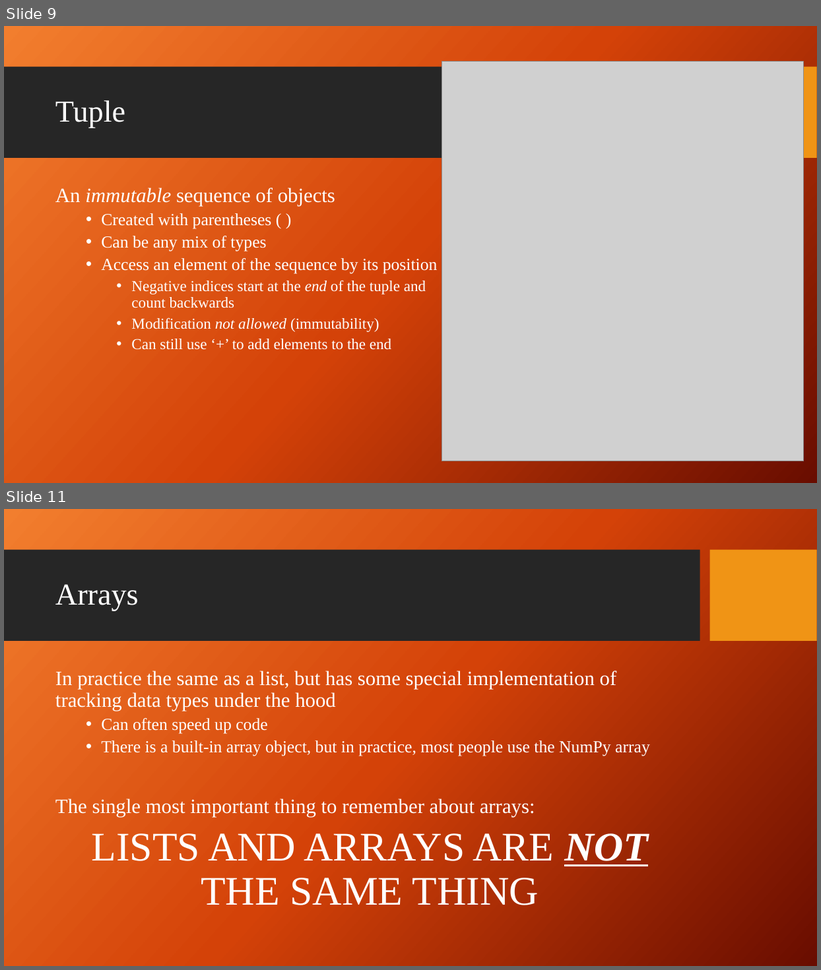
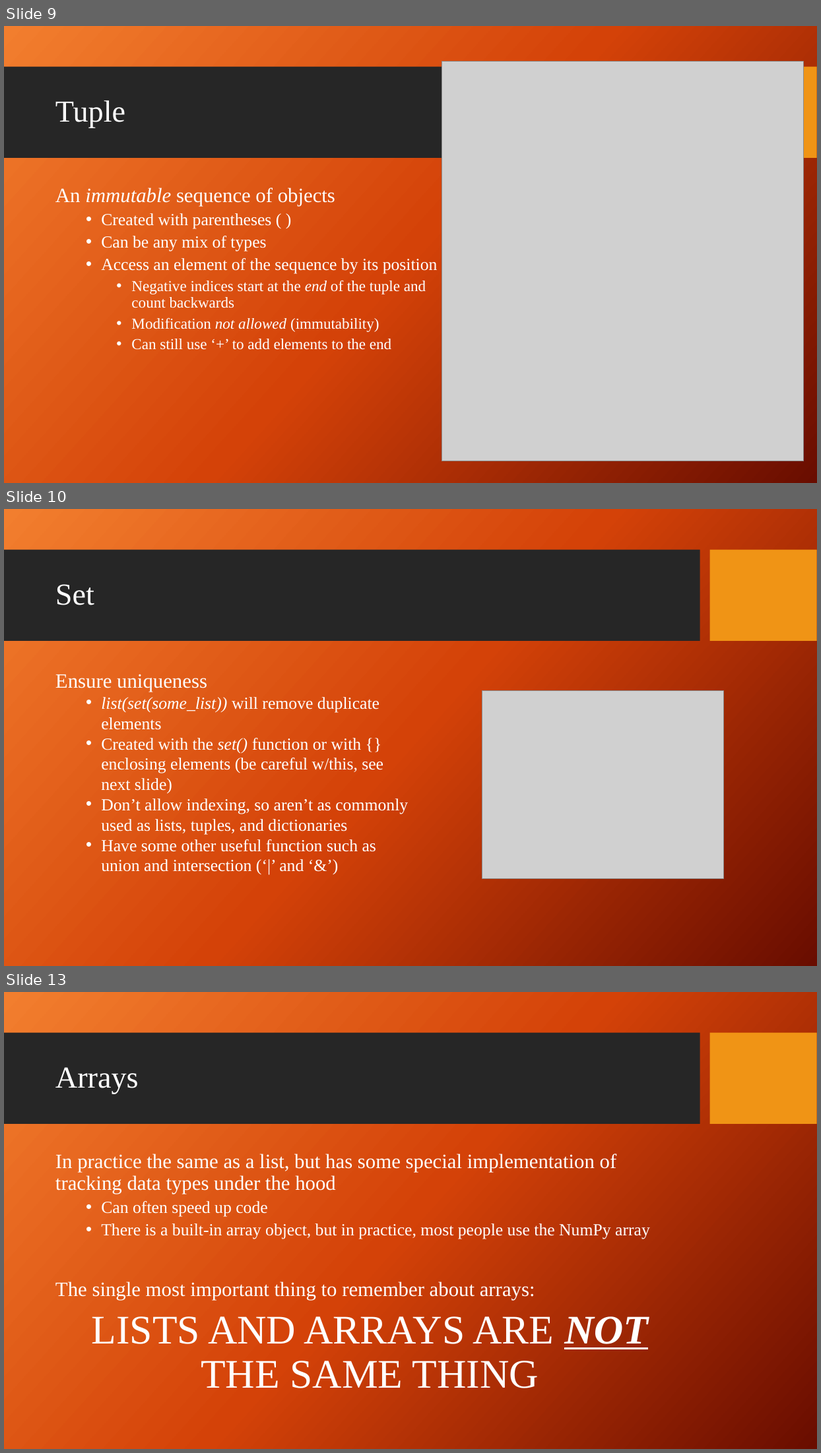
Before and after one commit to giganano/PythonBootcamp, a slide deck: slides/review.pptx. Shown one above the other, each under a label of ours: slides 9 and 11 before the commit, slides 9, 10 and 13 after it; the slides between them are not shown. The pictures are 821x970 and 821x1453 pixels, drawn with LibreOffice and Linux fonts; fonts in the diff are those of the drawing; grey boxes stand for pictures; background and template pictures are left out. Boxes give left, top, right and bottom in pixels: in the first picture for what was removed or moved away, otherwise in the second. Text is boxed around its words. In the diff, an @@ line names an element or a change of style, - is before the commit and + after.

Commit message:
slides: classes, minor revision to others ; exercises: deck of cards challenge problem

```diff
--- a/slides/review.pptx
+++ b/slides/review.pptx
@@ slide 10 added at (4,509,817,966), background picture (left out); not listed: 2 template elements that a slide beside it also shows @@
@@ title added at (55,584,94,605), 36 pt, text #FFFFFF @@
+Set
@@ text added at (55,674,408,872), 20 pt, text #FFFFFF @@
+Ensure uniqueness
+  • list(set(some_list)) will remove duplicate elements
+  • Created with the set() function or with {} enclosing elements (be careful w/this, see next slide)
+  • Don’t allow indexing, so aren’t as commonly used as lists, tuples, and dictionaries
+  • Have some other useful function such as union and intersection (‘|’ and ‘&’)
@@ picture added at (482,691,724,879) @@
@@ what was slide 11 is now slide 13 @@
```
Also in this commit, not shown: 2 slides changed, 1 other slide added, 16 other files.
